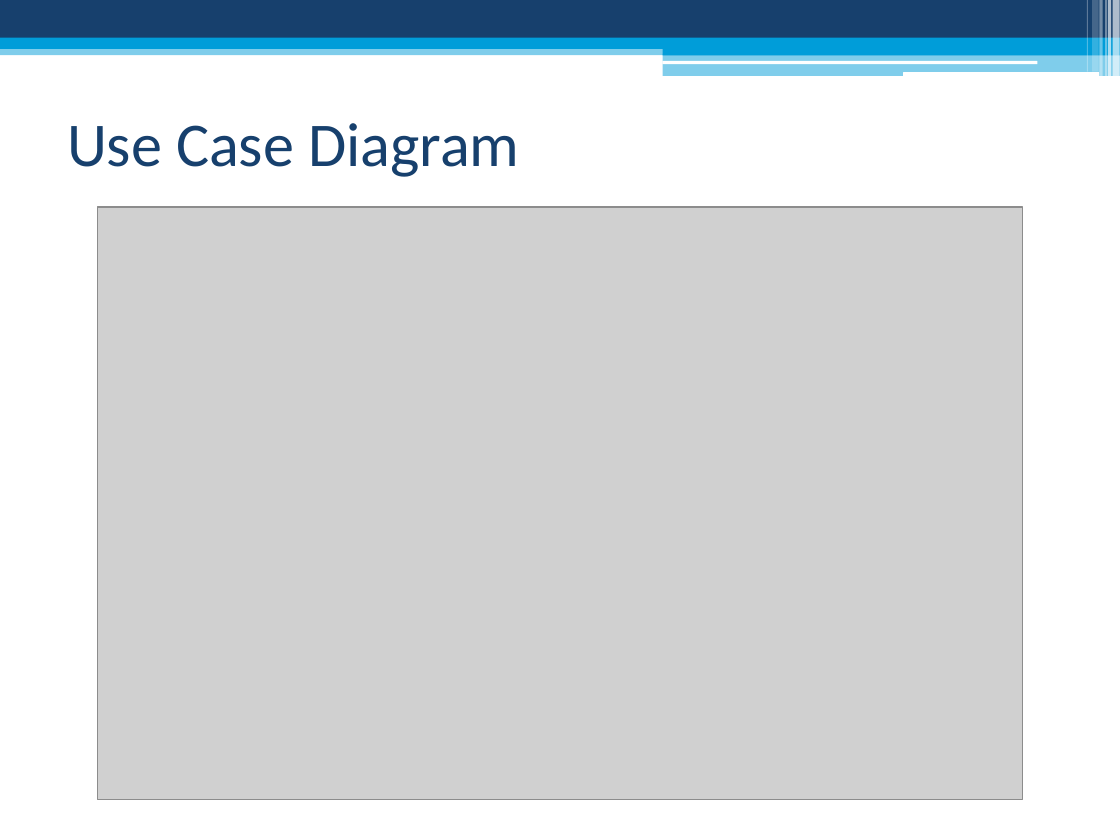
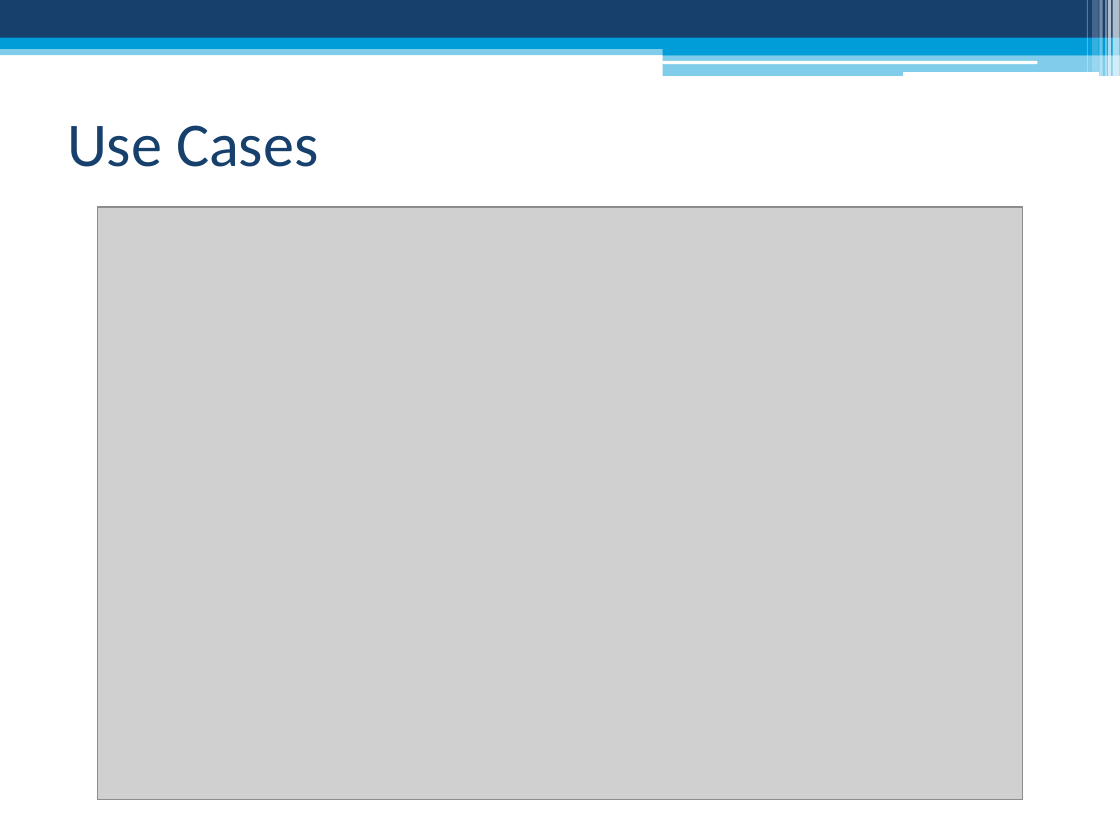
Before and after one commit to thetimeofblack/ENCA-Andriod, a slide deck: slide 5 of Docs/Presentation/Software Engineering II Project.pptx. Drawn at 1120x840 pixels with LibreOffice and Linux fonts; fonts in the diff are those of the drawing; grey boxes stand for pictures. Boxes give left, top, right and bottom in pixels: in the first picture for what was removed or moved away, otherwise in the second. Text is boxed around its words. In the diff, an @@ line names an element or a change of style, - is before the commit and + after.

```diff
--- a/Docs/Presentation/Software Engineering II Project.pptx
+++ b/Docs/Presentation/Software Engineering II Project.pptx
@@ title at <box>67,125,318,167</box>: text changed @@
-Use Case Diagram
+Use Cases
```
Also in this commit, not shown: 10 other slides changed, 4 other files.
